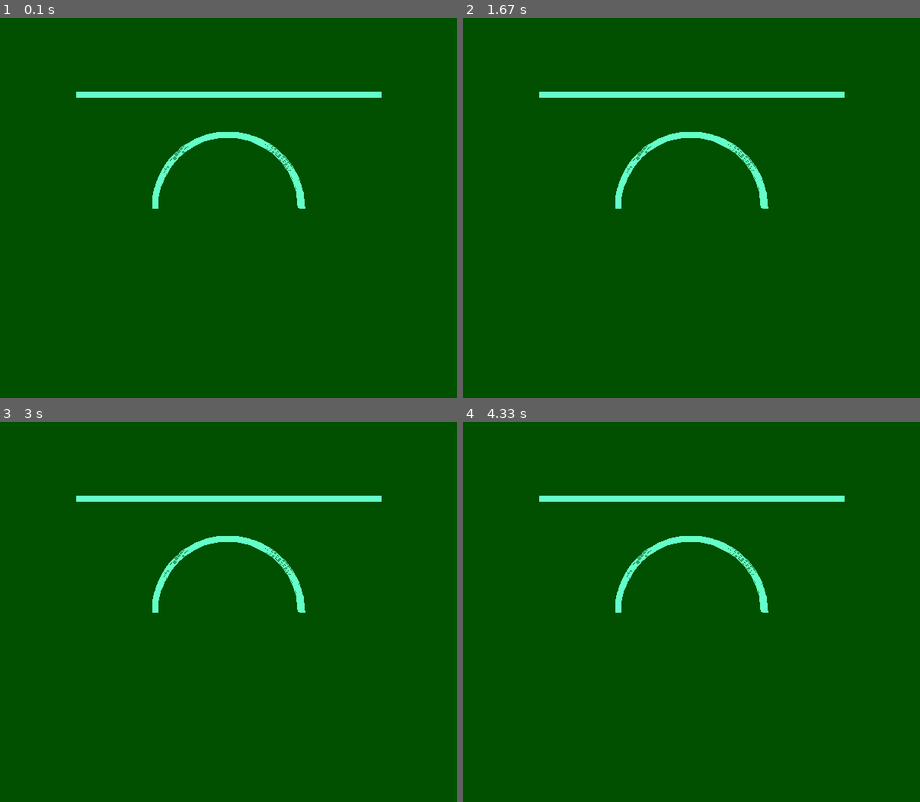
Above: before the commit, frames 1-4 (two rows, left to right).
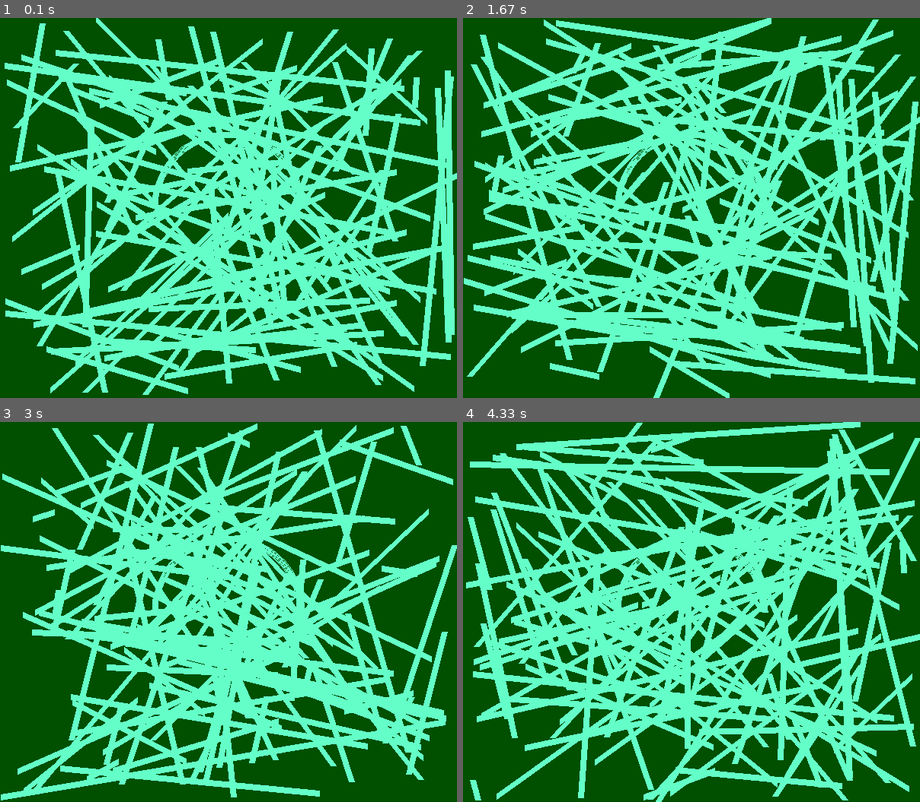
Above: after the commit, the same moments.

Repository: 7ming503079/pyGame
Game: pygame game, started from pieGame/drawlines.py
Same seed, same stepped clock (60 frames per second), same inputs: the game is played once before the commit and once after it.
Inputs:
- Up to frame 1 (0.1 s): no input
- Up to frame 2 (1.67 s): no input
- Up to frame 3 (3 s): no input
- Up to frame 4 (4.33 s): no input

The runs differ from the first frame. In frame 1, 45% of the frame differs, in the area x 1-100%, y 0-100%; in frame 2, 47%, in the area x 0-100%, y 0-100%; in frame 3, 41%; in frame 4, 47%.

Commit message:
python游戏conmmit

Diff:
--- a/pieGame/drawlines.py
+++ b/pieGame/drawlines.py
@@ -1,10 +1,11 @@
-import pygame,sys,math
+import pygame,sys,math,random
 
 pygame.init()
 screen = pygame.display.set_mode((600,500))
 
 pygame.display.set_caption("drawing Lines")
 
+print(  )
 while True:
     for event in pygame.event.get():
         if event.type in (pygame.QUIT,pygame.KEYDOWN):
@@ -18,6 +19,7 @@
     start_angle = math.radians(0)
     end_angle = math.radians(180)
     width = 8
-    pygame.draw.line(screen,color,(100,100),(500,100),width)
+    for i in range(100):
+        pygame.draw.line(screen,color,(random.randint(1,600),random.randint(1,500)),(random.randint(1,600),random.randint(1,500)),width)
     pygame.draw.arc(screen,color,position,start_angle , end_angle ,width)
     pygame.display.update()
--- a/pieGame/moveSquare.py
+++ b/pieGame/moveSquare.py
@@ -1,4 +1,4 @@
-import pygame
+import pygame ,random
 import sys
 pygame.init()
 screen = pygame.display.set_mode((600,500))
@@ -6,25 +6,28 @@
 
 pos_x = 300
 pos_y = 250
-vel_x = 2
-vel_y = 1
+vel_x = 0.2
+vel_y = 0.1
+yellow = 255, 255, 0
 
 while True:
     for event in pygame.event.get():
         if event.type in (pygame.QUIT,pygame.KEYDOWN):
             print(event.type )
             sys.exit()
-    screen.fill((0,0,200))
+    screen.fill((255,255,255))
 
     pos_x += vel_x
     pos_y += vel_y
 
     if pos_x >500 or pos_x <0:
         vel_x = -vel_x
+        yellow = random.randint(0,255),random.randint(0,255),random.randint(0,255)
     if pos_y >400 or pos_y <0:
         vel_y = -vel_y
+        yellow = random.randint(0, 255), random.randint(0, 255), random.randint(0, 255)
 
-    yellow = 255,255,0
+
     position = pos_x,pos_y,100,100
     width = 0
 
--- a/pieGame/pieGame.py
+++ b/pieGame/pieGame.py
@@ -47,29 +47,29 @@
 
     #should the pieces be drawn
     if piece1:
-        color = 0,0,0
+        # color =  255,255,0
         start_angle = math.radians(0)
         end_angle = math.radians(90)
         pygame.draw.arc(screen,color,position,start_angle,end_angle,width)
-        pygame.draw.arc(screen,color,(x,y),(x,y-radius),width)
+        pygame.draw.line(screen,color,(x,y),(x,y-radius),width)
         pygame.draw.line(screen,color,(x,y),(x+radius,y),width)
     if piece2:
         start_angle = math.radians(90)
         end_angle = math.radians(180)
         pygame.draw.arc(screen,color,position,start_angle,end_angle,width)
-        pygame.draw.arc(screen,color,(x,y),(x,y-radius),width)
+        pygame.draw.line(screen,color,(x,y),(x,y-radius),width)
         pygame.draw.line(screen,color,(x,y),(x-radius,y),width)
     if piece3:
         start_angle = math.radians(180)
         end_angle = math.radians(270)
         pygame.draw.arc(screen,color,position,start_angle,end_angle,width)
-        pygame.draw.arc(screen,color,(x,y),(x-radius,y),width)
+        pygame.draw.line(screen,color,(x,y),(x-radius,y),width)
         pygame.draw.line(screen,color,(x,y),(x,y+radius),width)
     if piece4:
         start_angle = math.radians(270)
         end_angle = math.radians(360)
         pygame.draw.arc(screen,color,position,start_angle,end_angle,width)
-        pygame.draw.arc(screen,color,(x,y),(x,y+radius),width)
+        pygame.draw.line(screen,color,(x,y),(x,y+radius),width)
         pygame.draw.line(screen,color,(x,y),(x+radius,y),width)
 
     if piece1 and piece2 and piece3 and piece4 :
